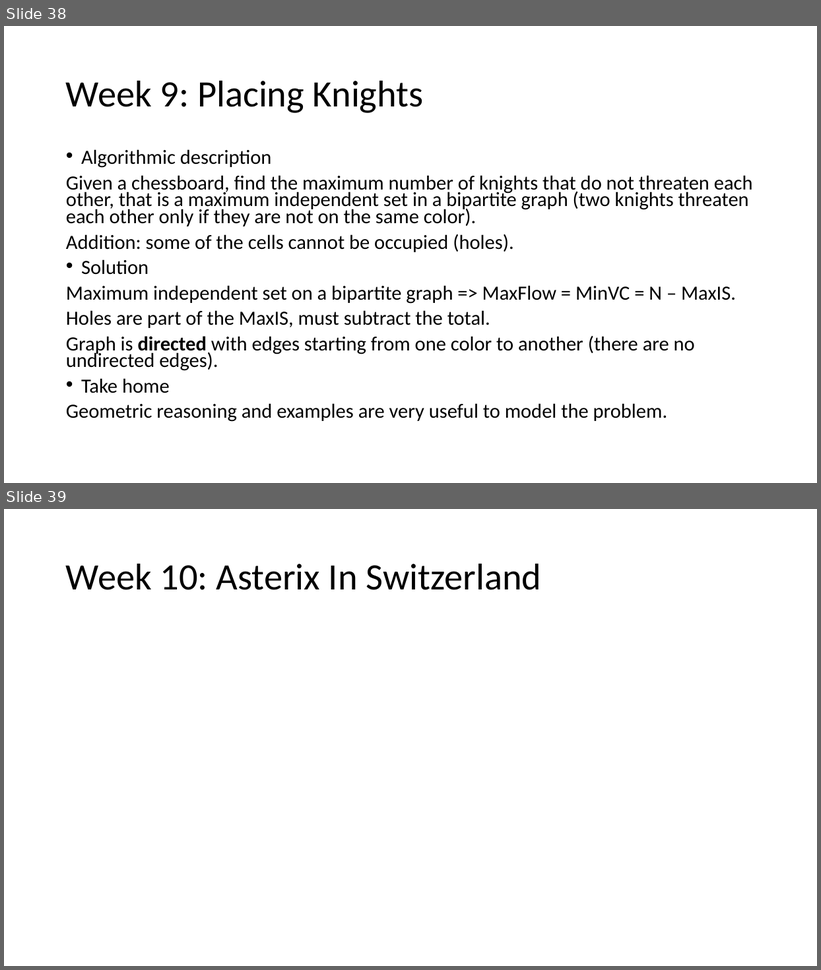
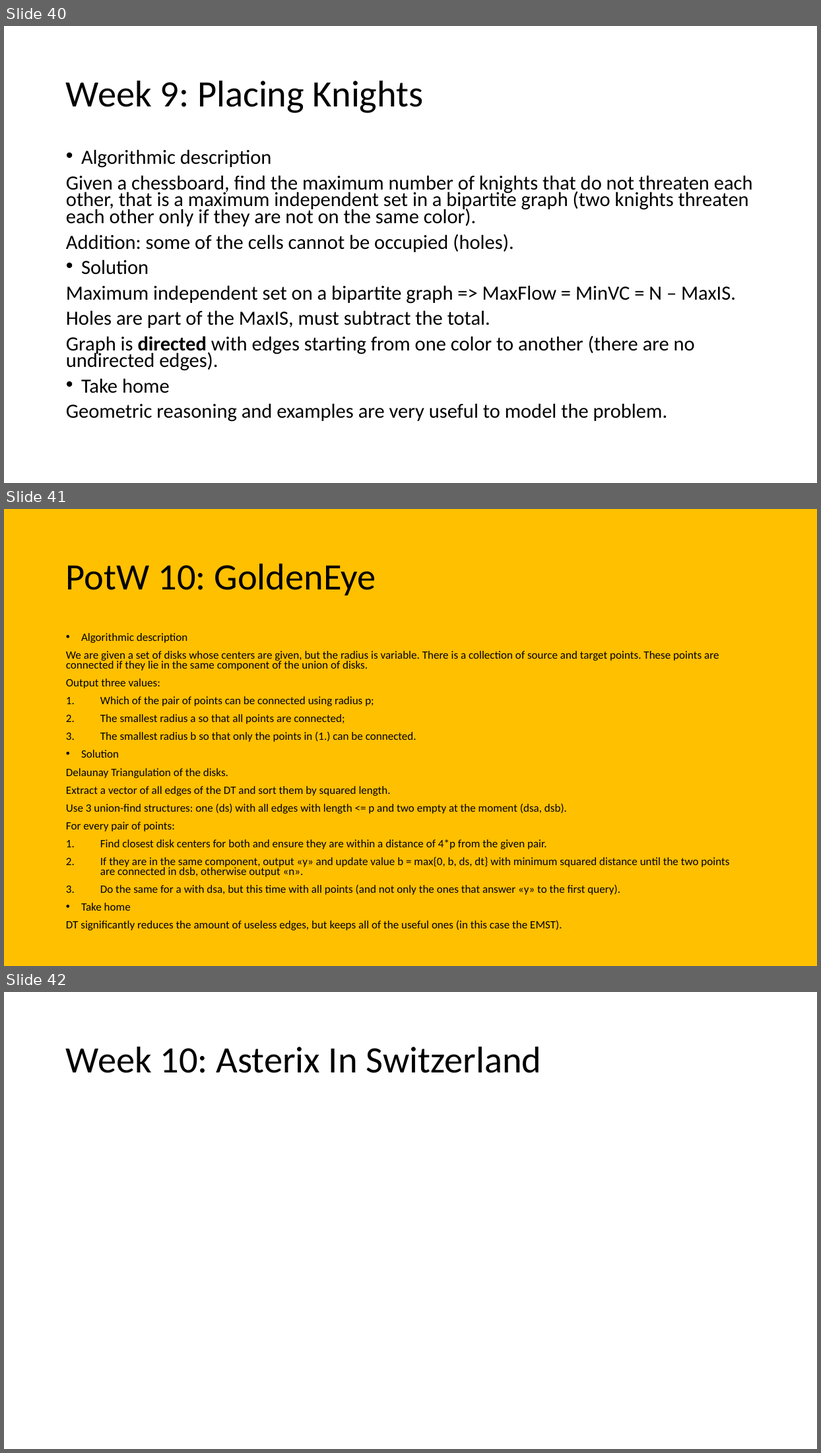
Before and after one commit to giacomocamposampiero/algolab, a slide deck: Recap.pptx. Shown one above the other, each under a label of ours: slides 38 and 39 before the commit, slides 40, 41 and 42 after it. The pictures are 821x970 and 821x1453 pixels, drawn with LibreOffice and Linux fonts; fonts in the diff are those of the drawing; grey boxes stand for pictures. Boxes give left, top, right and bottom in pixels: in the first picture for what was removed or moved away, otherwise in the second. Text is boxed around its words. In the diff, an @@ line names an element or a change of style, - is before the commit and + after.

```diff
--- a/Recap.pptx
+++ b/Recap.pptx
@@ slide 41 added at [4,509,817,966], background #FFC000 @@
@@ title added at [66,563,376,595], 44 pt, text #000000 @@
+PotW 10: GoldenEye
@@ text added at [66,633,729,931], 13.3 pt, text #000000 @@
+• Algorithmic description
+We are given a set of disks whose centers are given, but the radius is variable. There is a collection of source and target points. These points are connected if they lie in the same component of the union of disks.
+Output three values:
+1. Which of the pair of points can be connected using radius p;
+2. The smallest radius a so that all points are connected;
+3. The smallest radius b so that only the points in (1.) can be connected.
+• Solution
+Delaunay Triangulation of the disks.
+Extract a vector of all edges of the DT and sort them by squared length.
+Use 3 union-find structures: one (ds) with all edges with length <= p and two empty at the moment (dsa, dsb).
+For every pair of points:
+1. Find closest disk centers for both and ensure they are within a distance of 4*p from the given pair.
+2. If they are in the same component, output «y» and update value b = max{0, b, ds, dt} with minimum squared distance until the two points are connected in dsb, otherwise output «n».
+3. Do the same for a with dsa, but this time with all points (and not only the ones that answer «y» to the first query).
+• Take home
+DT significantly reduces the amount of useless edges, but keeps all of the useful ones (in this case the EMST).
@@ what was slide 38 is now slide 40 @@
@@ what was slide 39 is now slide 42 @@
```
Also in this commit, not shown: 4 slides changed, 4 other slides added, 5 other files.
